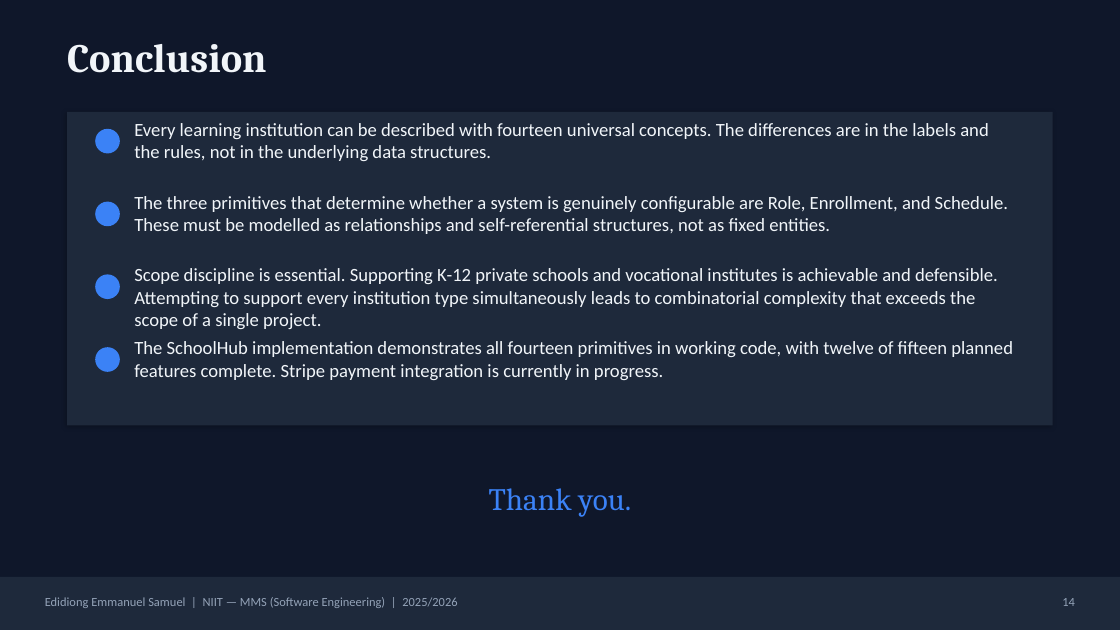
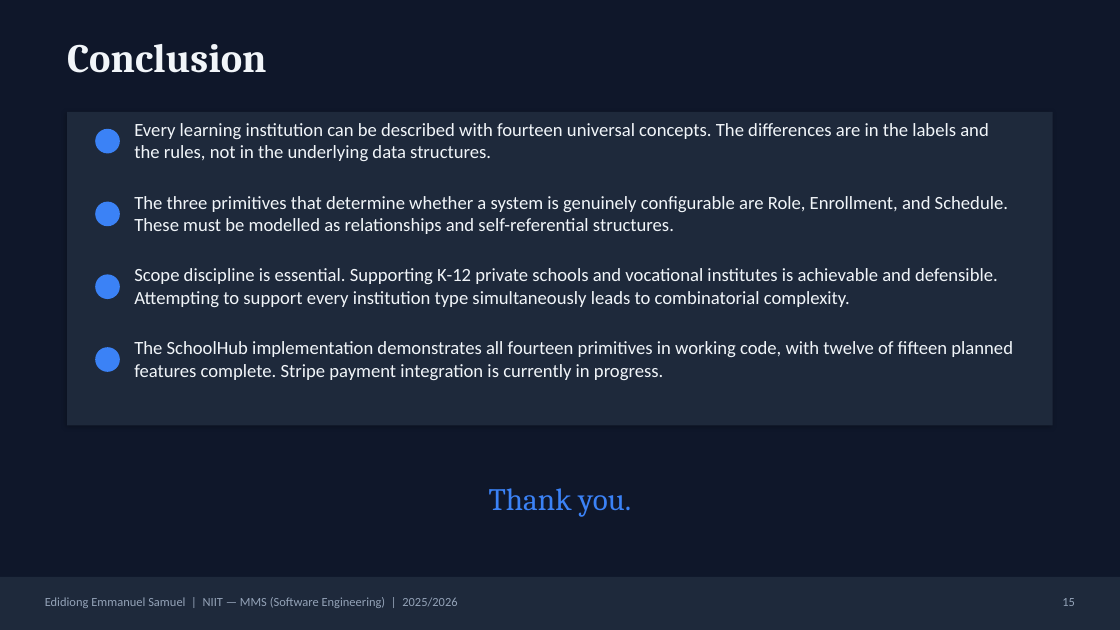
Before and after one commit to Deushomo1st/SchoolHub, a slide deck: slide 15 of docs/School Management Software.pptx (slide 14 before the commit). Drawn at 1120x630 pixels with LibreOffice and Linux fonts; fonts in the diff are those of the drawing. Boxes give left, top, right and bottom in pixels: in the first picture for what was removed or moved away, otherwise in the second. Text is boxed around its words. In the diff, an @@ line names an element or a change of style, - is before the commit and + after.

```diff
--- a/docs/School Management Software.pptx
+++ b/docs/School Management Software.pptx
@@ text at bbox=[134, 196, 1008, 234]: text changed @@
-The three primitives that determine whether a system is genuinely configurable are Role, Enrollment, and Schedule. These must be modelled as relationships and self-referential structures, not as fixed entities.
+The three primitives that determine whether a system is genuinely configurable are Role, Enrollment, and Schedule. These must be modelled as relationships and self-referential structures.
@@ text at bbox=[134, 268, 998, 307]: text changed @@
-Scope discipline is essential. Supporting K-12 private schools and vocational institutes is achievable and defensible. Attempting to support every institution type simultaneously leads to combinatorial complexity that exceeds the scope of a single project.
+Scope discipline is essential. Supporting K-12 private schools and vocational institutes is achievable and defensible. Attempting to support every institution type simultaneously leads to combinatorial complexity.
@@ text at bbox=[1062, 598, 1075, 606]: text changed @@
-14
+15
```
Also in this commit, not shown: 12 other slides changed, 1 slide added, 25 other files.
